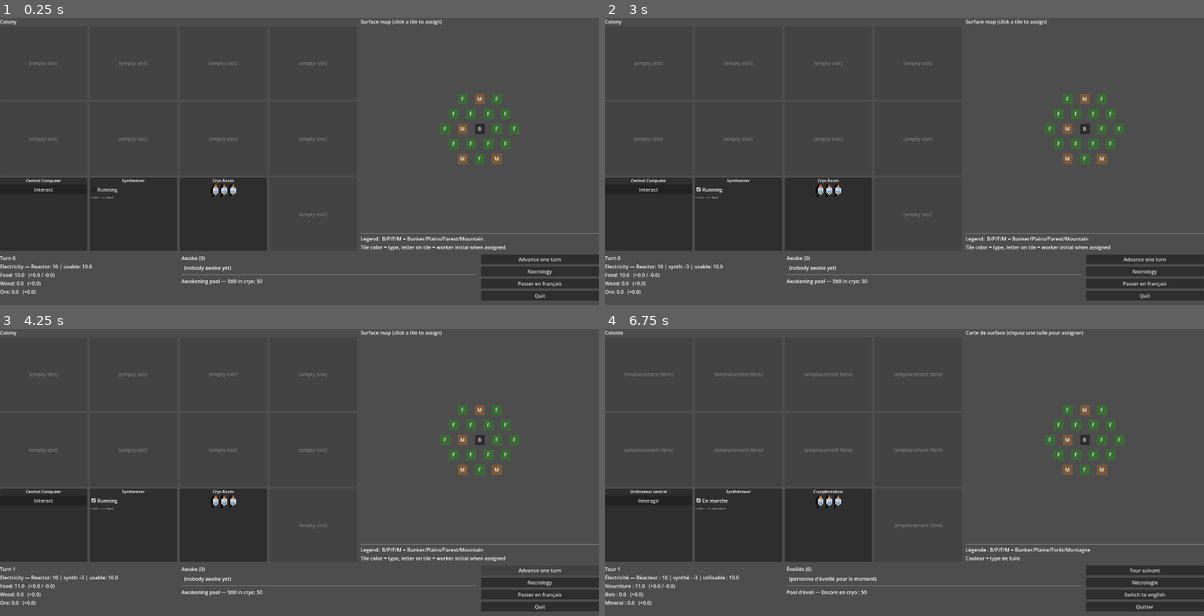
Above: before the commit, frames 1-4 (two rows, left to right).
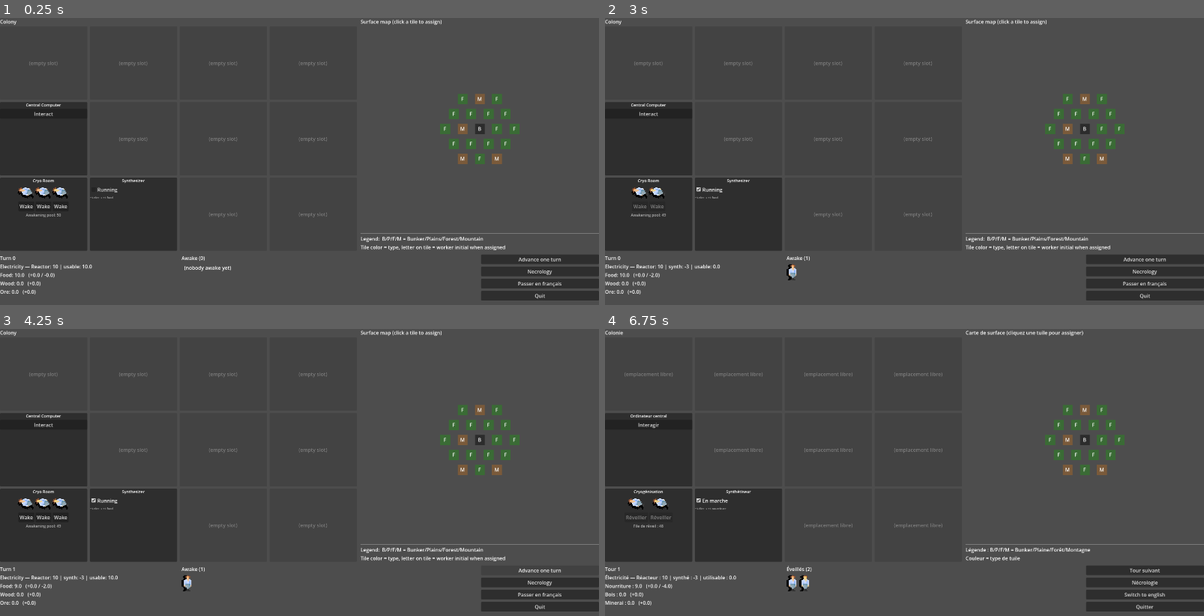
Above: after the commit, the same moments.

Repository: Infornographie/degel
Game: Godot game, scene res://scenes/main_ui.tscn
Same seed, same stepped clock (60 frames per second), same inputs: the game is played once before the commit and once after it.
Inputs (mouse positions are in pixels of both pictures, inside the frame that each line leads up to):
- Up to frame 1 (0.25 s): no input
- Up to frame 2 (3 s): click "Interact" at 0.5 s; click "OK" at 1.25 s; click "Running" at 2 s; click (628, 207) at 2.75 s, where only the run after the commit has a clickable "Wake"
- Up to frame 3 (4.25 s): click "Advance one turn" at 3.5 s
- Up to frame 4 (6.75 s): click (646, 518) at 4.25 s, where only the run after the commit has a clickable "Wake"; click "Necrology" at 5 s; click "OK" at 5.75 s; click "Passer en français" at 6.5 s

The runs differ from the first frame. In frame 1, 1.3% of the frame differs, in the area x 0-80%, y 29-93%; in frame 2, 1.4%; in frame 3, 1.5%; in frame 4, 1.6%.

Commit message:
Still upgrading UI
- should I update UI now? probably not
- but I am nonetheless
- I'm doing whatever I want
- now there's multiple generic survivors

Diff:
--- a/localization/translations.csv
+++ b/localization/translations.csv
@@ -83,3 +83,5 @@
 LABEL_SYNTH_RUNNING,En marche,Running
 LABEL_SYNTH_INFO,−3 élec → +1 nourriture,−3 elec → +1 food
 POPUP_COMPUTER_TITLE,Ordinateur central,Central Computer
+BTN_WAKE_SHORT,Réveiller,Wake
+LABEL_STILL_IN_CRYO,File de rêveil : %d,Awakening pool: %d
--- a/scenes/main_ui.gd
+++ b/scenes/main_ui.gd
@@ -21,8 +21,6 @@
 var _famine_label: Label
 var _awake_header: Label
 var _awake_list: HBoxContainer
-var _asleep_header: Label
-var _asleep_list: VBoxContainer
 var _advance_button: Button
 var _status_label: Label
 var _map_container: Control
@@ -130,13 +128,7 @@
 	_awake_header = _add_label(parent, tr("LABEL_AWAKE") % 0)
 	_awake_list = HBoxContainer.new()
 	_awake_list.add_theme_constant_override("separation", 8)
-	_awake_list.size_flags_horizontal = Control.SIZE_EXPAND_FILL
 	parent.add_child(_awake_list)
-	parent.add_child(HSeparator.new())
-	_asleep_header = _add_label(parent, tr("LABEL_ASLEEP_HEADER") % 0)
-	_asleep_list = VBoxContainer.new()
-	_asleep_list.size_flags_horizontal = Control.SIZE_EXPAND_FILL
-	parent.add_child(_asleep_list)
 
 func _build_buttons_section(parent: VBoxContainer) -> void:
 	_advance_button = Button.new()
@@ -200,26 +192,25 @@
 		return
 	for child in _colony_grid.get_children():
 		child.queue_free()
-	# On range : starters d'abord (dans un ordre fixe), puis non-starters, puis vides
-	var ordered: Array[Building] = []
-	# Ordre voulu pour les starters : computer, synth, cryo (en bas à gauche du quadrant)
-	# Pour qu'ils tombent aux slots 8, 9, 10 d'une grille 4×3, on positionne en remplissant 0-7 d'abord
-	# On simplifie : on les met en début pour l'instant et on placera autrement si besoin
 	var computer: Building = _find_starter("computer")
 	var synth: Building = _find_starter("synthesizer")
 	var cryo: Building = _find_starter("cryo_room")
-	# Slots 0 à 7 = vides
-	for i in 8:
+	# Slots 0-3 : ligne du haut, tous vides
+	for i in 4:
 		_add_empty_slot()
-	# Slots 8, 9, 10 = bunker
+	# Slots 4-7 : computer, vide, vide, vide
 	if computer != null: _add_computer_slot(computer)
+	else: _add_empty_slot()
+	_add_empty_slot()
+	_add_empty_slot()
+	_add_empty_slot()
+	# Slots 8-11 : cryo, synth, vide, vide
+	if cryo != null: _add_cryo_slot(cryo)
 	else: _add_empty_slot()
 	if synth != null: _add_synth_slot(synth)
 	else: _add_empty_slot()
-	if cryo != null: _add_cryo_slot(cryo)
-	else: _add_empty_slot()
-	# Slot 11 = vide
-	_add_empty_slot()
+	for i in 2:
+		_add_empty_slot()
 
 func _find_starter(id: String) -> Building:
 	for b in GameState.buildings:
@@ -273,6 +264,13 @@
 		if s == null:
 			continue
 		sprites_row.add_child(_make_candidate_card(s))
+	# Compteur des endormis restants
+	var count_label := Label.new()
+	count_label.text = tr("LABEL_STILL_IN_CRYO") % GameState.roster.sleeping_count()
+	count_label.horizontal_alignment = HORIZONTAL_ALIGNMENT_CENTER
+	count_label.add_theme_font_size_override("font_size", 12)
+	count_label.modulate = Color(0.7, 0.7, 0.7)
+	vbox.add_child(count_label)
 
 func _new_slot_panel() -> PanelContainer:
 	var panel := PanelContainer.new()
@@ -537,8 +535,6 @@
 func _rebuild_lists() -> void:
 	for child in _awake_list.get_children():
 		child.queue_free()
-	for child in _asleep_list.get_children():
-		child.queue_free()
 	var awake_count := 0
 	for s in GameState.survivors():
 		if s.awake:
@@ -547,8 +543,6 @@
 	_awake_header.text = tr("LABEL_AWAKE") % awake_count
 	if awake_count == 0:
 		_add_label(_awake_list, tr("LABEL_NOBODY_AWAKE"))
-	var sleeping_count: int = GameState.roster.sleeping_count()
-	_asleep_header.text = tr("LABEL_ASLEEP_HEADER") % sleeping_count
 
 func _add_awake_row(s: Survivor) -> void:
 	var location := tr("LABEL_IN_BUNKER") if s.tile_key == "" else tr("LABEL_AT_TILE") + _format_tile_label(s.tile_key)
@@ -653,17 +647,26 @@
 		tr(s.profession),
 		tr("BTN_WAKE") % GameState.config.wake_cost,
 	]
+	var vbox := VBoxContainer.new()
+	vbox.add_theme_constant_override("separation", 2)
+	# Sprite couché (rotation -45°)
 	var sprite := _make_survivor_sprite(s, tooltip)
-	# Clic = wake direct
-	if GameState.can_wake(s.id):
-		var sid := s.id
-		sprite.gui_input.connect(func(event: InputEvent):
-			if event is InputEventMouseButton and event.pressed and event.button_index == MOUSE_BUTTON_LEFT:
-				GameState.wake(sid))
-		sprite.mouse_default_cursor_shape = Control.CURSOR_POINTING_HAND
-	else:
-		sprite.modulate = Color(0.5, 0.5, 0.5)  # grisé si pas wake-able
-	return sprite
+	sprite.pivot_offset = sprite.custom_minimum_size * 0.5
+	sprite.rotation = deg_to_rad(-75)
+	var sprite_wrap := Control.new()
+	sprite_wrap.size_flags_horizontal = Control.SIZE_SHRINK_CENTER
+	sprite_wrap.custom_minimum_size = sprite.custom_minimum_size
+	sprite_wrap.add_child(sprite)
+	vbox.add_child(sprite_wrap)
+	# Bouton wake dessous
+	var btn := Button.new()
+	btn.size_flags_horizontal = Control.SIZE_SHRINK_CENTER
+	btn.text = tr("BTN_WAKE_SHORT")
+	btn.disabled = not GameState.can_wake(s.id)
+	var sid := s.id
+	btn.pressed.connect(func(): GameState.wake(sid))
+	vbox.add_child(btn)
+	return vbox
 
 func _on_computer_pressed() -> void:
 	var dialog := AcceptDialog.new()
@@ -706,15 +709,15 @@
 	return label
 
 const SURVIVOR_SPRITE_PATH := "res://assets/survivors/generic.png"
-const SURVIVOR_SPRITE_SCALE := 3
-
-func _make_survivor_sprite(s: Survivor, tooltip_text: String) -> TextureRect:
+const SURVIVOR_SPRITE_SCALE := 4
+
+func _make_survivor_sprite(s: Survivor, sprite_tooltip: String) -> TextureRect:
 	var sprite := TextureRect.new()
-	sprite.texture = load(SURVIVOR_SPRITE_PATH)
+	sprite.texture = load("res://assets/survivors/generic%d.png" % s.sprite_variant)
 	sprite.stretch_mode = TextureRect.STRETCH_KEEP_ASPECT_CENTERED
 	sprite.texture_filter = CanvasItem.TEXTURE_FILTER_NEAREST  # pour pixel art net
 	var tex_size: Vector2 = (sprite.texture as Texture2D).get_size()
 	sprite.custom_minimum_size = tex_size * SURVIVOR_SPRITE_SCALE
-	sprite.tooltip_text = tooltip_text
+	sprite.tooltip_text = sprite_tooltip
 	sprite.mouse_filter = Control.MOUSE_FILTER_STOP  # pour que le hover/clic marche
 	return sprite
--- a/systems/survivors/survivor.gd
+++ b/systems/survivors/survivor.gd
@@ -8,8 +8,10 @@
 var awake: bool = false
 var job: int = 0   # GameState.Job.IDLE par défaut
 var tile_key: String = ""   # tuile où il travaille, "" si au bunker
+var sprite_variant: int = 0
 
 func _init(p_id: int, p_name: String, p_profession: String) -> void:
 	id = p_id
 	name = p_name
 	profession = p_profession
+	sprite_variant = randi() % 5 # indiquer le nombre de variantes
Renamed: assets/survivors/generic.png -> assets/survivors/generic0.png
Not shown, changed: assets/survivors/generic0.png.import
Binary file added: assets/survivors/generic1.png
Not shown, added: assets/survivors/generic1.png.import
Binary file added: assets/survivors/generic2.png
Not shown, added: assets/survivors/generic2.png.import
Binary file added: assets/survivors/generic3.png
Not shown, added: assets/survivors/generic3.png.import
Binary file added: assets/survivors/generic4.png
Not shown, added: assets/survivors/generic4.png.import
